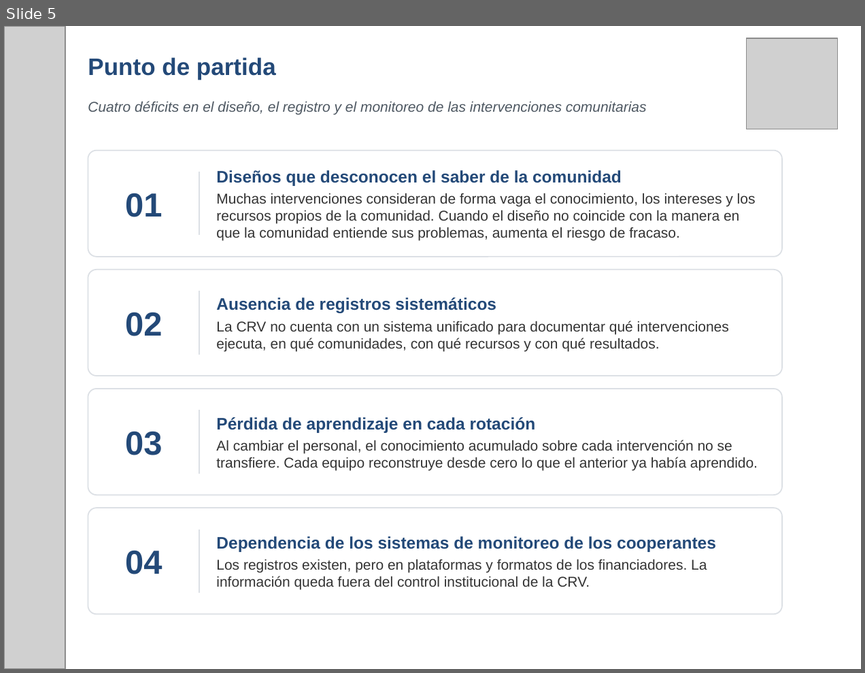
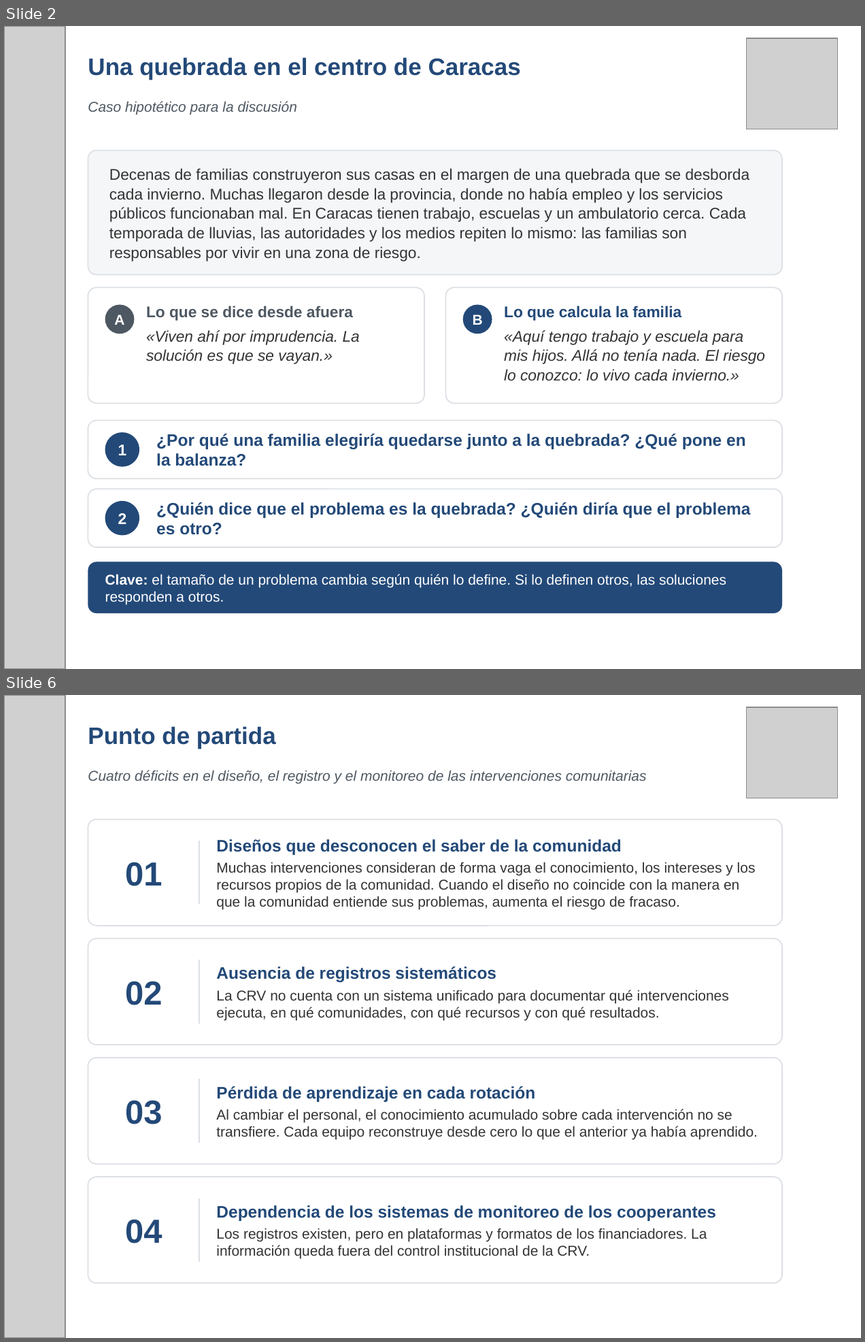
Before and after one commit to fmblancop/Hoja-de-Ruta-CRV, a slide deck: Hoja_de_Ruta_CRV_presentacion.pptx. Shown one above the other, each under a label of ours: slide 5 before the commit, slides 2 and 6 after it; the slides between them are not shown. The pictures are 865x673 and 865x1342 pixels, drawn with LibreOffice and Linux fonts; fonts in the diff are those of the drawing; grey boxes stand for pictures. Boxes give left, top, right and bottom in pixels: in the first picture for what was removed or moved away, otherwise in the second. Text is boxed around its words. In the diff, an @@ line names an element or a change of style, - is before the commit and + after.

```diff
--- a/Hoja_de_Ruta_CRV_presentacion.pptx
+++ b/Hoja_de_Ruta_CRV_presentacion.pptx
@@ slide 2 added at (x1=4, y1=26, x2=861, y2=669), background #FFFFFF @@
@@ picture added at (x1=4, y1=26, x2=65, y2=669) @@
@@ picture added at (x1=746, y1=38, x2=837, y2=129) @@
@@ text added at (x1=88, y1=57, x2=521, y2=80), 20 pt, text #234978, bold @@
+Una quebrada en el centro de Caracas
@@ text added at (x1=88, y1=101, x2=297, y2=115), 12 pt, text #4E5862, italic @@
+Caso hipotético para la discusión
@@ rounded rectangle added at (x1=88, y1=150, x2=782, y2=274), fill #F4F6F8, outline #DCE0E5 1 pt @@
@@ text added at (x1=109, y1=168, x2=750, y2=261), 13 pt, text #333333 @@
+Decenas de familias construyeron sus casas en el margen de una quebrada que se desborda cada invierno. Muchas llegaron desde la provincia, donde no había empleo y los servicios públicos funcionaban mal. En Caracas tienen trabajo, escuelas y un ambulatorio cerca. Cada temporada de lluvias, las autoridades y los medios repiten lo mismo: las familias son responsables por vivir en una zona de riesgo.
@@ rounded rectangle added at (x1=88, y1=287, x2=424, y2=403), fill #FFFFFF, outline #DCE0E5 1 pt @@
@@ rounded rectangle added at (x1=445, y1=287, x2=781, y2=403), fill #FFFFFF, outline #DCE0E5 1 pt @@
@@ ellipse added at (x1=105, y1=305, x2=135, y2=333), fill #4E5862, 12 pt, text #FFFFFF, bold @@
+A
@@ text added at (x1=146, y1=305, x2=360, y2=364), 13 pt, text #333333, italic @@
+Lo que se dice desde afuera
+«Viven ahí por imprudencia. La solución es que se vayan.»
@@ ellipse added at (x1=463, y1=305, x2=492, y2=333), fill #234978, 12 pt, text #FFFFFF, bold @@
+B
@@ text added at (x1=504, y1=305, x2=765, y2=381), 13 pt, text #333333, italic @@
+Lo que calcula la familia
+«Aquí tengo trabajo y escuela para mis hijos. Allá no tenía nada. El riesgo lo conozco: lo vivo cada invierno.»
@@ rounded rectangle added at (x1=88, y1=420, x2=782, y2=478), fill #FFFFFF, outline #DCE0E5 1 pt @@
@@ ellipse added at (x1=105, y1=432, x2=139, y2=467), fill #234978, 13 pt, text #FFFFFF, bold @@
+1
@@ text added at (x1=156, y1=433, x2=746, y2=466), 14 pt, text #234978, bold @@
+¿Por qué una familia elegiría quedarse junto a la quebrada? ¿Qué pone en la balanza?
@@ rounded rectangle added at (x1=88, y1=488, x2=782, y2=547), fill #FFFFFF, outline #DCE0E5 1 pt @@
@@ ellipse added at (x1=105, y1=501, x2=139, y2=535), fill #234978, 13 pt, text #FFFFFF, bold @@
+2
@@ text added at (x1=156, y1=502, x2=750, y2=535), 14 pt, text #234978, bold @@
+¿Quién dice que el problema es la quebrada? ¿Quién diría que el problema es otro?
@@ rounded rectangle added at (x1=88, y1=562, x2=782, y2=613), fill #234978 @@
@@ text added at (x1=105, y1=573, x2=726, y2=604), 12 pt, text #FFFFFF @@
+Clave: el tamaño de un problema cambia según quién lo define. Si lo definen otros, las soluciones responden a otros.
@@ what was slide 5 is now slide 6 @@
```
Also in this commit, not shown: 3 slides changed, 3 other slides added, 3 slides removed.
